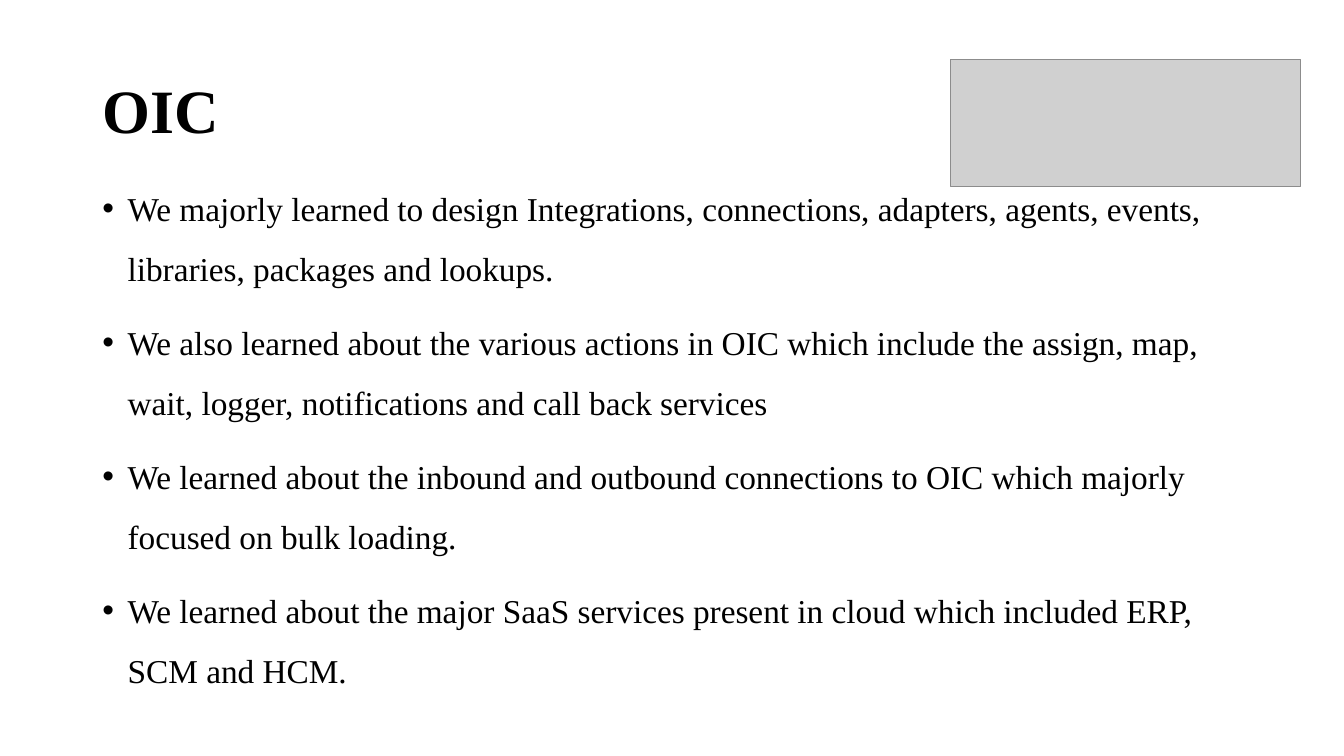
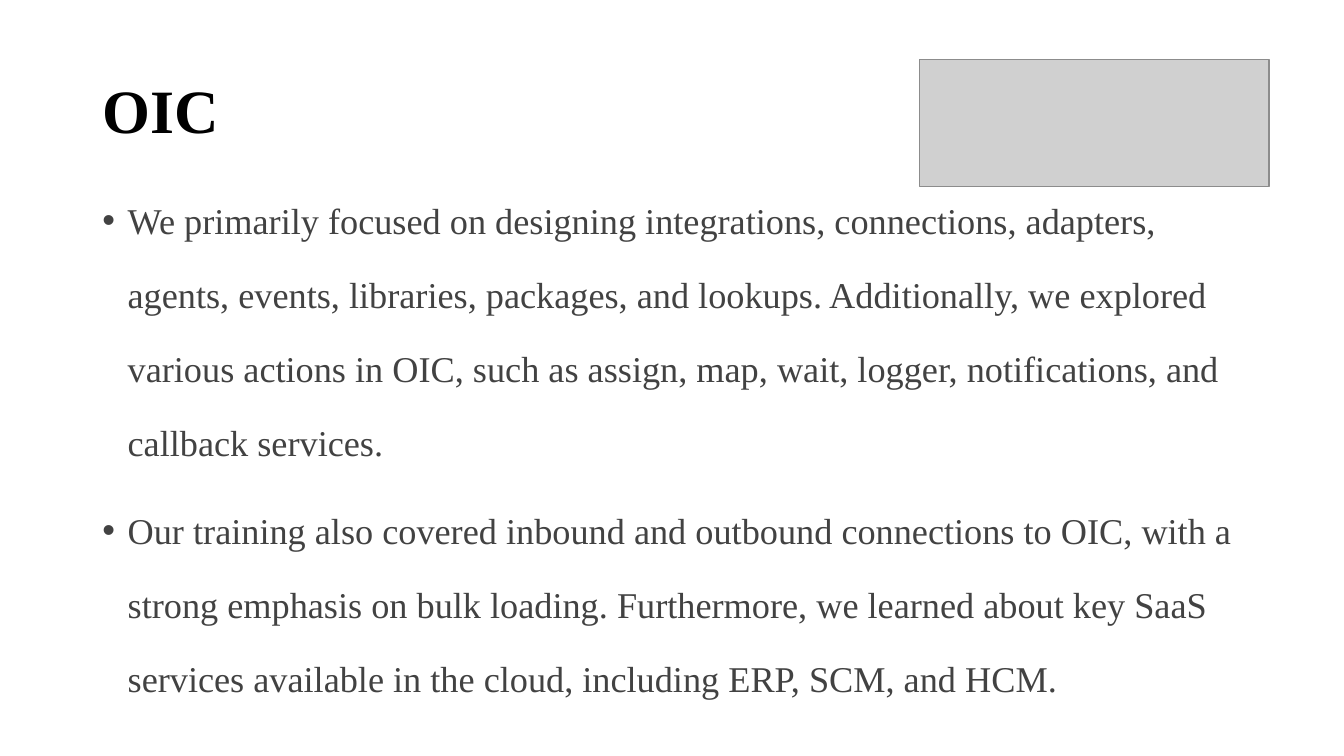
Before and after one commit to hariniariv/Report, a slide deck: slide 7 of ORACLE APEX.pptx. Drawn at 1344x756 pixels with LibreOffice and Linux fonts; fonts in the diff are those of the drawing; grey boxes stand for pictures. Boxes give left, top, right and bottom in pixels: in the first picture for what was removed or moved away, otherwise in the second. Text is boxed around its words. In the diff, an @@ line names an element or a change of style, - is before the commit and + after.

```diff
--- a/ORACLE APEX.pptx
+++ b/ORACLE APEX.pptx
@@ picture: place and size @@
-picture at [951, 59, 1301, 187]
+picture at [920, 59, 1269, 187]
@@ text at [128, 208, 1231, 699]: text changed; size 23.8 to 25.9 pt; text colour #000000 to #424242 @@
-• We majorly learned to design Integrations, connections, adapters, agents, events, libraries, packages and lookups.
-• We also learned about the various actions in OIC which include the assign, map, wait, logger, notifications and call back services
-• We learned about the inbound and outbound connections to OIC which majorly focused on bulk loading.
-• We learned about the major SaaS services present in cloud which included ERP, SCM and HCM.
+• We primarily focused on designing integrations, connections, adapters, agents, events, libraries, packages, and lookups. Additionally, we explored various actions in OIC, such as assign, map, wait, logger, notifications, and callback services.
+• Our training also covered inbound and outbound connections to OIC, with a strong emphasis on bulk loading. Furthermore, we learned about key SaaS services available in the cloud, including ERP, SCM, and HCM.
```
Also in this commit, not shown: 15 other slides changed, 4 slides added, 5 slides removed.
